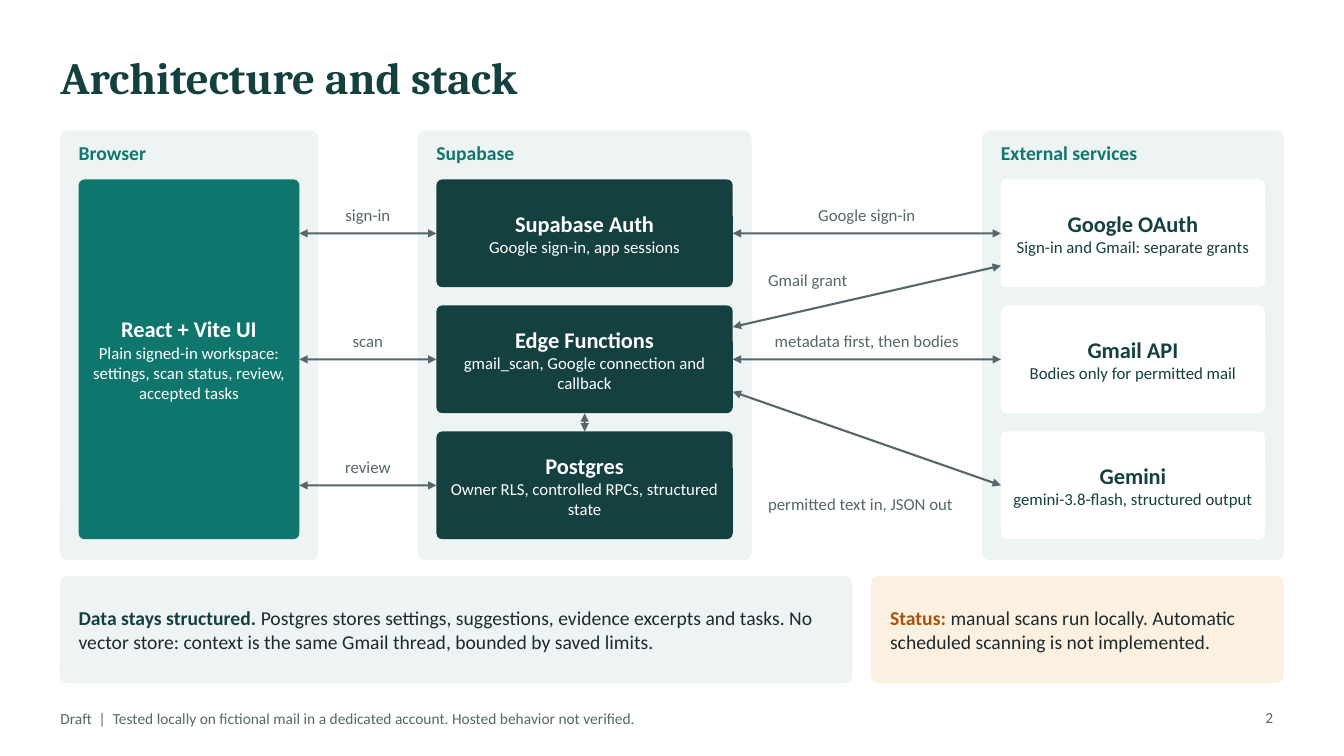
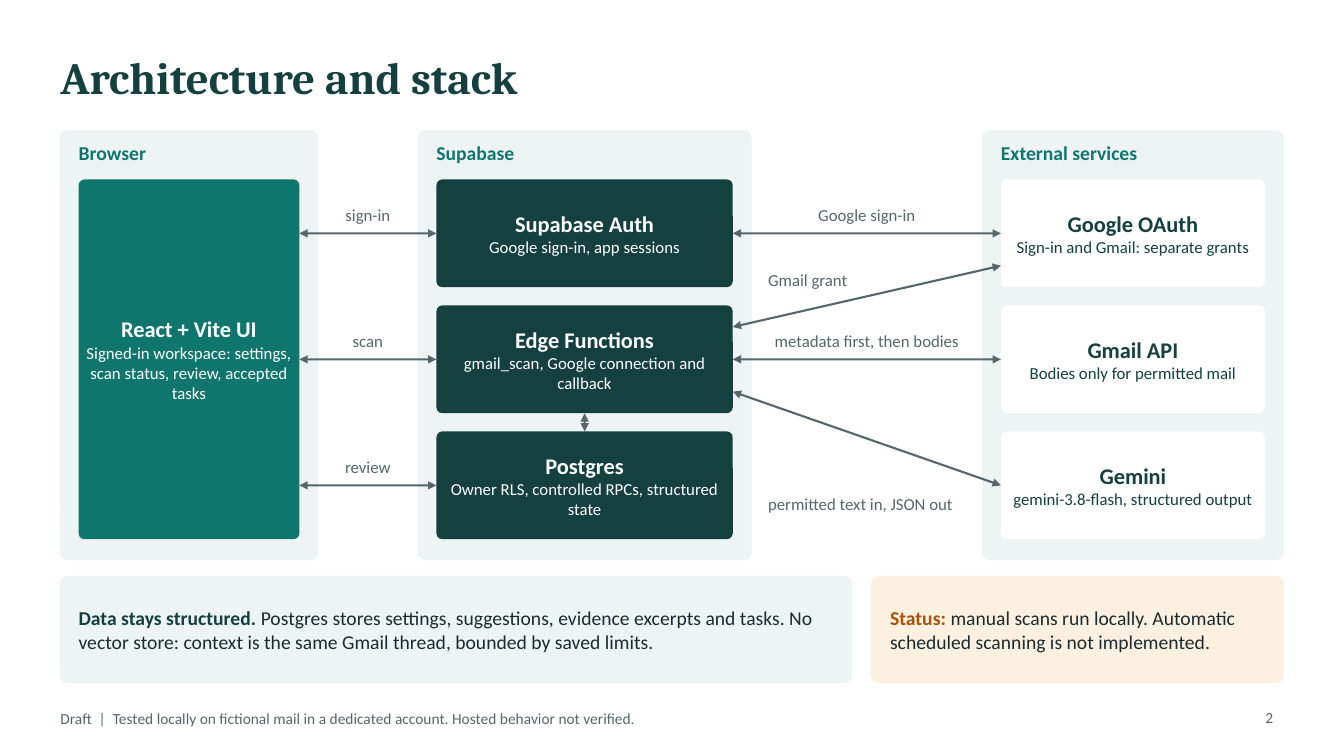
Before and after one commit to saniashah012/InboxToTask, a slide deck: slide 2 of Checkpoint 3/docs/InboxToTask-CP3-presentation-draft.pptx. Drawn at 1344x756 pixels with LibreOffice and Linux fonts; fonts in the diff are those of the drawing. Boxes give left, top, right and bottom in pixels: in the first picture for what was removed or moved away, otherwise in the second. Text is boxed around its words. In the diff, an @@ line names an element or a change of style, - is before the commit and + after.

```diff
--- a/Checkpoint 3/docs/InboxToTask-CP3-presentation-draft.pptx
+++ b/Checkpoint 3/docs/InboxToTask-CP3-presentation-draft.pptx
@@ text in rounded rectangle at box(86, 347, 292, 399): text changed @@
-Plain signed-in workspace: settings, scan status, review, accepted tasks
+Signed-in workspace: settings, scan status, review, accepted tasks
```
Also in this commit, not shown: 3 other slides changed, 12 other files.
